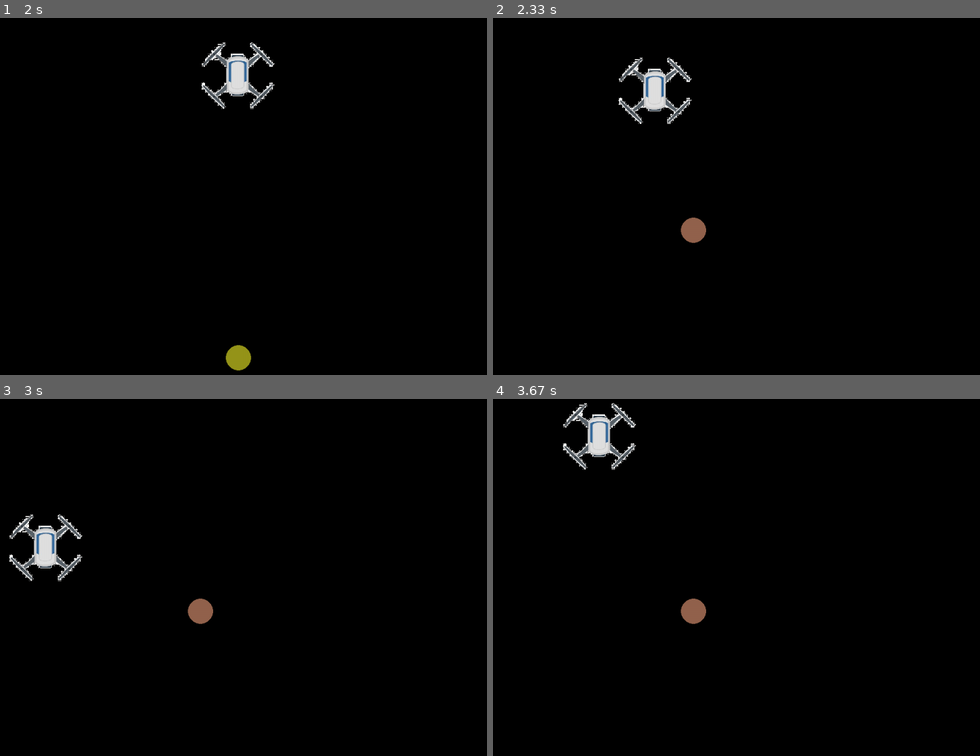
Above: before the commit, frames 1-4 (two rows, left to right).
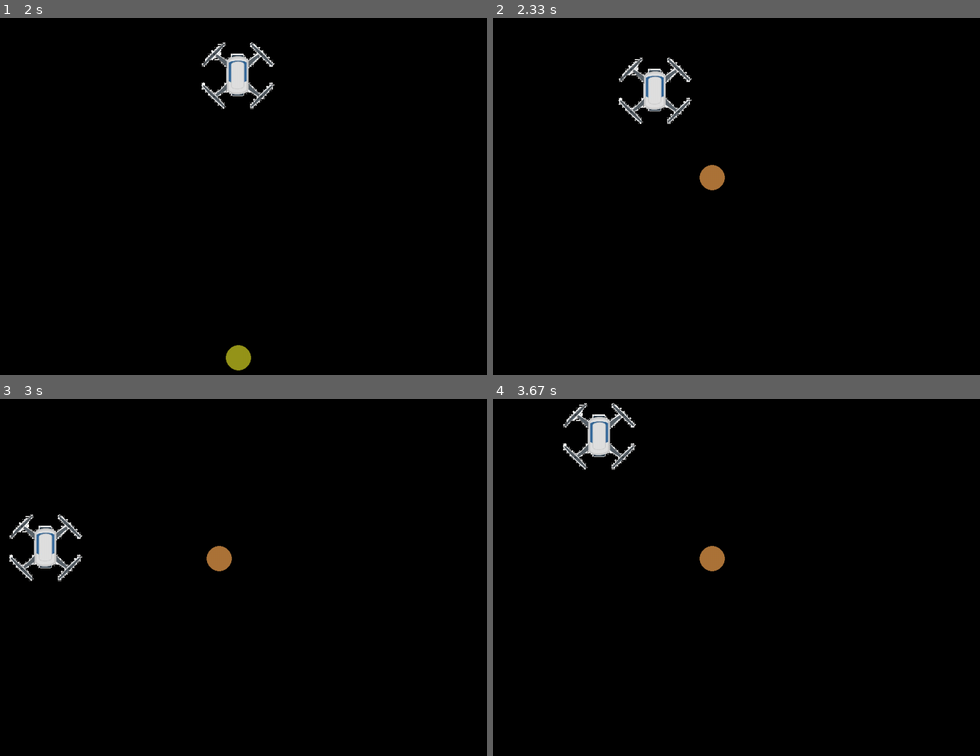
Above: after the commit, the same moments.

Repository: rigvedepur/Fll-Pygame
Game: pygame game, started from game.py
Two runs of this game, one before a commit and one after it. Both use one fixed random seed, a clock stepped at 60 frames per second and the inputs below.
Inputs:
- Up to frame 1 (2 s): hold Right 0.33-0.8 s; hold Up 0.83-1.13 s; hold Right 1.17-1.63 s; hold Left from 1.67 s (still down)
- Up to frame 2 (2.33 s): release Left at 2.2 s; hold Down from 2.23 s (still down)
- Up to frame 3 (3 s): release Down at 2.53 s; hold Left 2.57-2.97 s
- Up to frame 4 (3.67 s): hold Up 3-3.37 s; hold Right from 3.4 s (still down)

Frame 1 is identical in both runs. In frame 2, 0.6% of the frame differs, in the area x 38-48%, y 41-64%; in frame 3, 0.6%; in frame 4, 0.6%.

Commit message:
failed attempt of collision with ball

Diff:
--- a/game.py
+++ b/game.py
@@ -60,8 +60,13 @@
 TIMEREVENT = pygame.USEREVENT + 1
 pygame.time.set_timer(TIMEREVENT, 2000)
 
+TIMEREVENT2 = pygame.USEREVENT + 1
+pygame.time.set_timer(TIMEREVENT2, 2000)
+
 
 ball = create_random_ball()
+collidedWithBall = False
+ball2 = create_random_ball()
 
 running = True
 while running:
@@ -104,11 +109,27 @@
                 moving_down = False
         if event.type == TIMEREVENT:
             ball = create_random_ball()
-
         ball_rect = ball.createRectForBall()
 
         if player_rect.colliderect(ball_rect):
             print("Ball has collided with player")
+            collidedWithBall = True
+            TIMEREVENT2 = pygame.USEREVENT + 1
+            pygame.time.set_timer(TIMEREVENT2, 2000)
+        if collidedWithBall:
+            ball2.draw(screen)
+            collidedWithBall = False
+        if event.type == TIMEREVENT2:
+            ball2 = create_random_ball()
+            balls.append(ball2)
+            try:
+                balls.pop()
+            except:
+                pass
+            print(str(balls))
+
+
+
 
 
 
